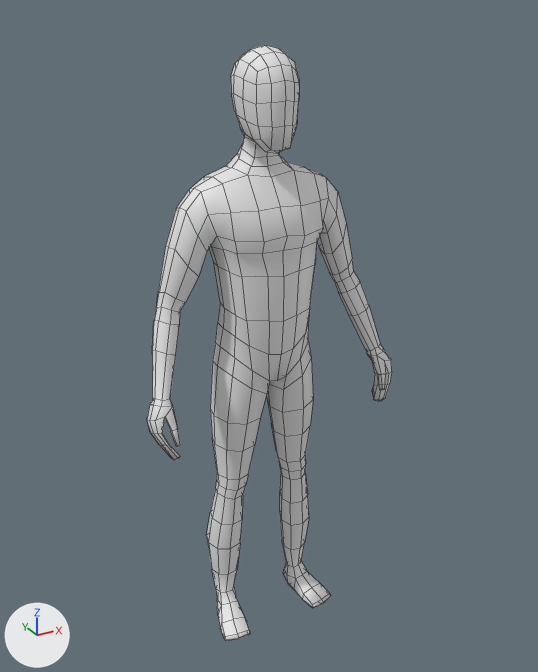
The FBX model Assets/Characters/Player - with anim.fbx as it was, and as the next commit left it.
Camera for both pictures: a 50 mm camera at (-0.946, -1.744, 1.862) aimed at (0.028, 0.028, 0.977). Arrows for +X, +Y and +Z are at lower left; the lights stay in place. Mesh edges are drawn as thin lines.

The scene before the commit, as lines of its bpy script (objects in view):
```python
me_cube_001 = bpy.data.meshes.new('Cube.001')
me_cube_001.from_pydata(...)  # 696 vertices, 694 faces; spans x -0.39..0.39, y -0.14..0.13, z 0.0..1.78
me_cube_001.materials.append(mat_material)  # white #e7e7e7
ob_cube = bpy.data.objects.new('Cube', me_cube_001)
ob_cube.location = (0.0, 0.0, -0.003)
```
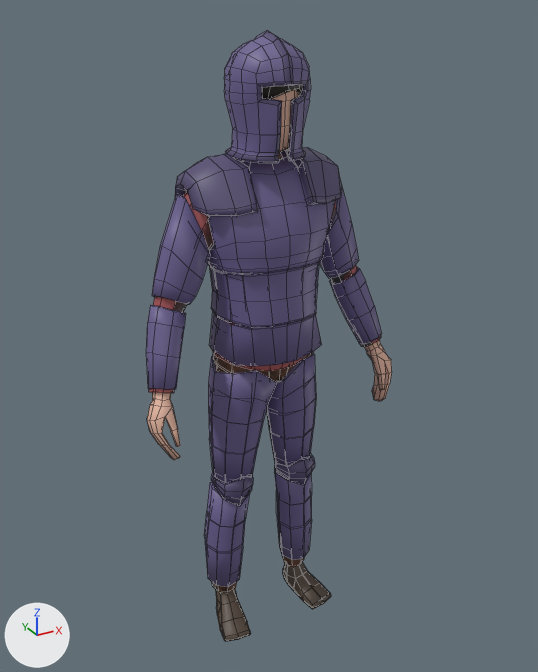
What differs and where, as boxes (x1, y1, x2, y2) in the pictures (538 x 672 px):
'Cube', recoloured (white to brown): (147, 45, 392, 641) in both
'Platebody', added (blue): after (146, 147, 382, 393)
    faces in mat_metal (blue #6b6090): (146, 150, 382, 389)
    faces in mat_metal_dark (dark blue #564d74): (175, 147, 342, 249)
    faces in mat_underclothes (black #414141): (161, 207, 372, 392)
'Platelegs', added (blue): after (204, 352, 316, 592)
    faces in mat_metal (blue #6b6090): (204, 352, 316, 587)
    faces in mat_metal_dark (dark blue #564d74): (211, 454, 315, 507)
    faces in mat_underclothes (black #414141): (211, 353, 312, 592)
'Helmet', added (blue): after (224, 30, 311, 163)
    faces in mat_metal (blue #6b6090): (224, 36, 311, 156)
    faces in mat_metal_dark (dark blue #564d74): (225, 30, 308, 163)
'Shoes', added: after (215, 562, 331, 642)
'Shirt', added (brown): after (149, 190, 381, 393)
'Hair', added: after (262, 85, 302, 99)
'Pants', added: after (212, 353, 311, 592)

Patch to the scene script:
```diff
--- a/Assets/Characters/Player - with anim.fbx.py
+++ b/Assets/Characters/Player - with anim.fbx.py
@@ me_cube_001 @@
 me_cube_001.from_pydata(...)  # 696 vertices, 694 faces; spans x -0.39..0.39, y -0.14..0.13, z 0.0..1.78
-me_cube_001.materials.append(mat_material)  # white #e7e7e7
+me_cube_001.materials.append(mat_skin)  # beige #e7b8a3
@@ ob_hair @@
+ob_hair = bpy.data.objects.new('Hair', me_cube_011)  # 132 vertices, 130 faces; spans x -0.101..0.097, y -0.115..0.108, z 1.601..1.798; in mat_hair (black #2b261e)
+ob_hair.location = (0.0, 0.0, -0.003)
@@ ob_platelegs @@
+ob_platelegs = bpy.data.objects.new('Platelegs', me_cube_006)  # 472 vertices, 386 faces; spans x -0.195..0.195, y -0.119..0.097, z -0.506..0.396; in mat_metal (blue #6b6090), mat_metal_dark (dark purple #564d73), mat_underclothes (black #414141), mat_black (black #1b1b1b)
+ob_platelegs.location = (0.0, 0.018, 0.604)
@@ ob_shirt @@
+ob_shirt = bpy.data.objects.new('Shirt', me_cube_009)  # 250 vertices, 232 faces; spans x -0.376..0.376, y -0.121..0.129, z 0.906..1.511; in mat_shirt (brown #aa5456)
+ob_shirt.location = (0.0, 0.0, -0.003)
@@ ob_platebody @@
+ob_platebody = bpy.data.objects.new('Platebody', me_cube_005)  # 674 vertices, 610 faces; spans x -0.377..0.377, y -0.145..0.148, z -0.32..0.295; in mat_metal (blue #6b6090), mat_metal_dark (dark purple #564d73), mat_underclothes (black #414141), mat_black (black #1b1b1b)
+ob_platebody.location = (0.0, 0.01, 1.223)
@@ ob_helmet @@
+ob_helmet = bpy.data.objects.new('Helmet', me_cube_012)  # 392 vertices, 390 faces; spans x -0.106..0.106, y -0.127..0.12, z -0.156..0.149; in mat_metal (blue #6b6090), mat_metal_dark (dark purple #564d73)
+ob_helmet.location = (0.0, -0.006, 1.665)
@@ ob_pants @@
+ob_pants = bpy.data.objects.new('Pants', me_cube_008)  # 227 vertices, 212 faces; spans x -0.192..0.192, y -0.101..0.115, z 0.101..1.002; in mat_pants (brown #8f6249)
+ob_pants.location = (0.0, 0.0, -0.003)
@@ ob_shoes @@
+ob_shoes = bpy.data.objects.new('Shoes', me_cube_010)  # 98 vertices, 88 faces; spans x -0.204..0.204, y -0.116..0.079, z 0.002..0.091; in mat_shoe (brown #53453a)
+ob_shoes.location = (0.0, 0.0, -0.003)
```
